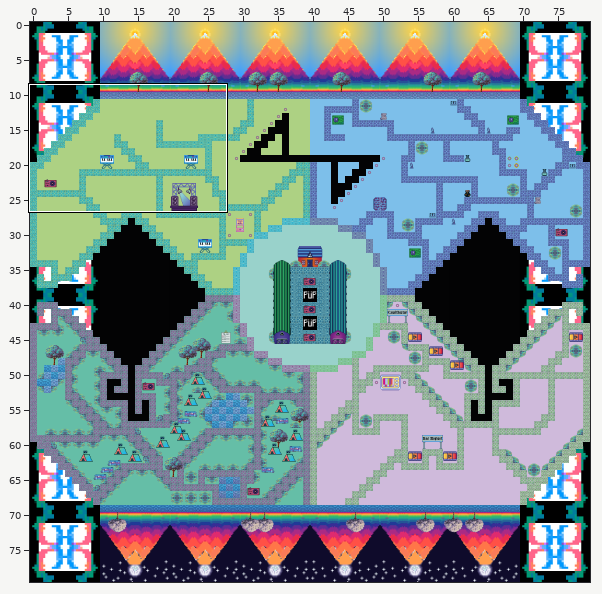
Level history. Tiled map: WA_2022.tmx. Above, an overview of the earlier version with the close-up marked.
Close-up. As it was:
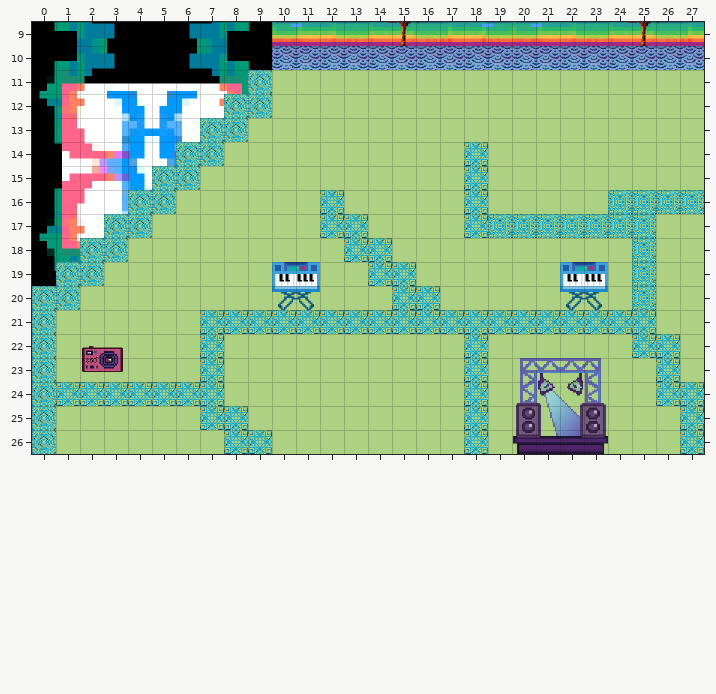
Cells are 32x32 px. Shown: x 0..27, y 9..26. The commit also changed other parts of the map, which this record leaves out.
After:
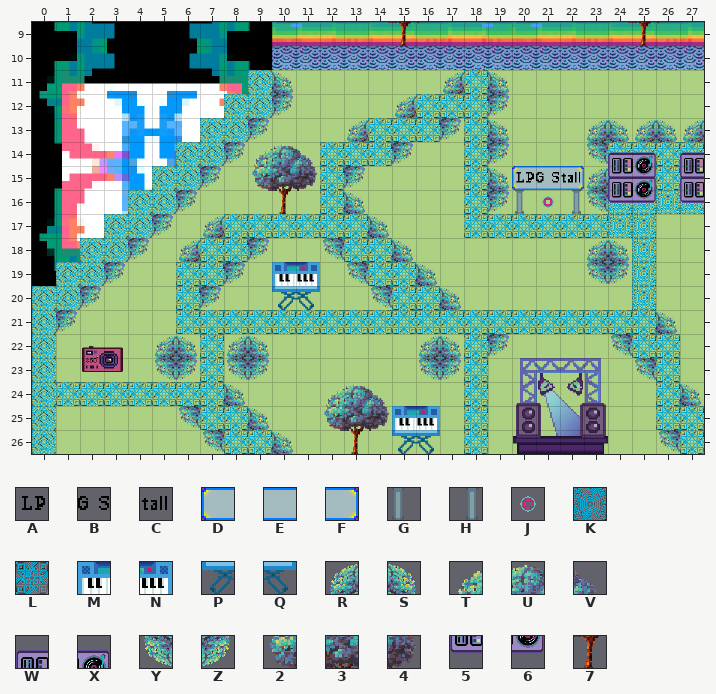
Key: from "Beschriftungen": A 9, B 10, C 11; from "Tilset_SM+signs": D 0, E 1, F 2, G 10, H 12; from "Tilset_achtung": J 0; from "Tilset_grounds": K 24, L 38; from "Tilset_objects": M 8, N 9, P 24, Q 25, R 32, S 33, T 34, U 35, V 36, W 40, X 41, Y 48, Z 49, 2 50, 3 51, 4 52, 5 56, 6 57, 7 67.
_ is an empty cell.
Tiles replaced or removed in this view: K, L, M, N, P, Q.
From old to new:
Changed rows in their new state; . is an unchanged cell.
Layer "Mustern":
first column x 6:
11 ............L.........
12 ..........LLL.........
13 ........LLL.L.........
14 ......LLL.........LLLL
15 ......L...........LLLL
17 ..LLLL.......LLLLL....
18 .LL...................
19 LL....................
20 L.....................
21 L.....................
24 ....................._
25 ....................L.
Layer "Objekte_hinter":
first column x 1:
11 .........S......R.S........
12 .........Z....R...Z........
13 ........Z...R...Z.S...RSRSR
14 .......Z......Z...Z...YWX.W
15 ......Z.....Z.....SDEFR56.5
16 .....Z......S.....ZG.HY....
17 ....Z.R......S.............
18 ...Z.R..Z..Y..S.......RS...
19 ..Z....Z....Y..S......YZ...
20 .Z....Z......Y..S..........
21 Z........................S.
22 ....RS.RS......RS.Z....Y...
23 ....YZ.YZ......YZ.......Y..
24 .......S...TUV............S
25 .....Y..S..234.............
26 ......Y..S..7............Y.
Layer "Objekte":
first column x 9:
14 TUV................
15 234............WX.W
16 .7..........J..56.5
19 .............__....
20 .............__....
first column x 15:
25 MN
26 PQ
Layer "Beschriftungen":
first column x 20:
15 ABC
Pixel boxes of the changes (left, top, right, bottom) in both close-ups:
changed: (56, 70, 704, 454)
